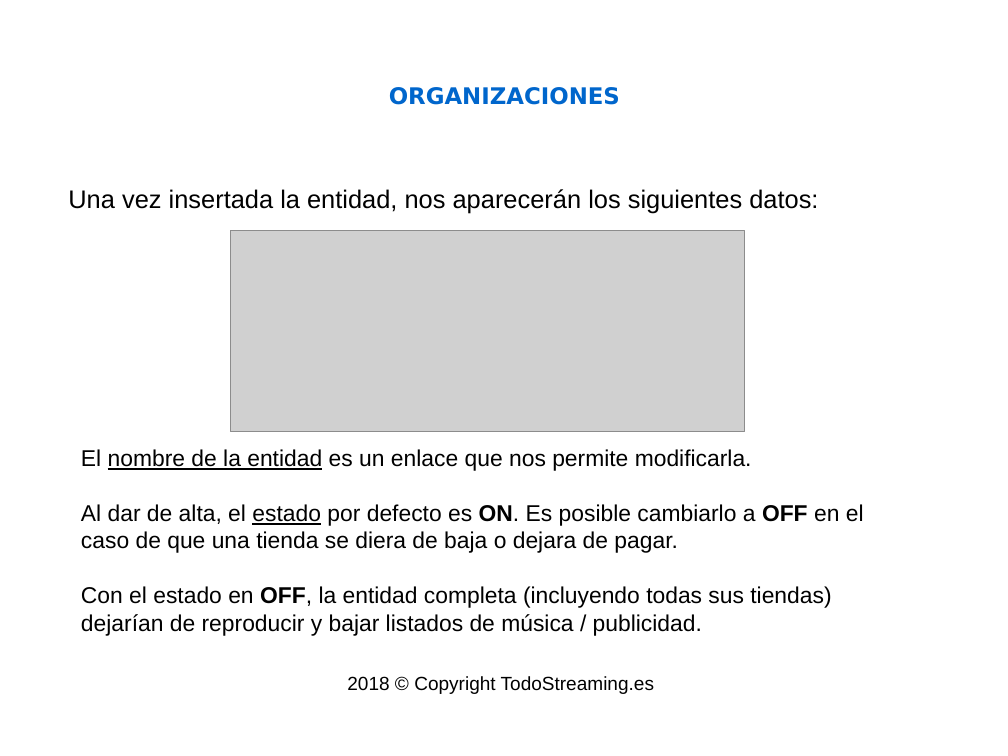
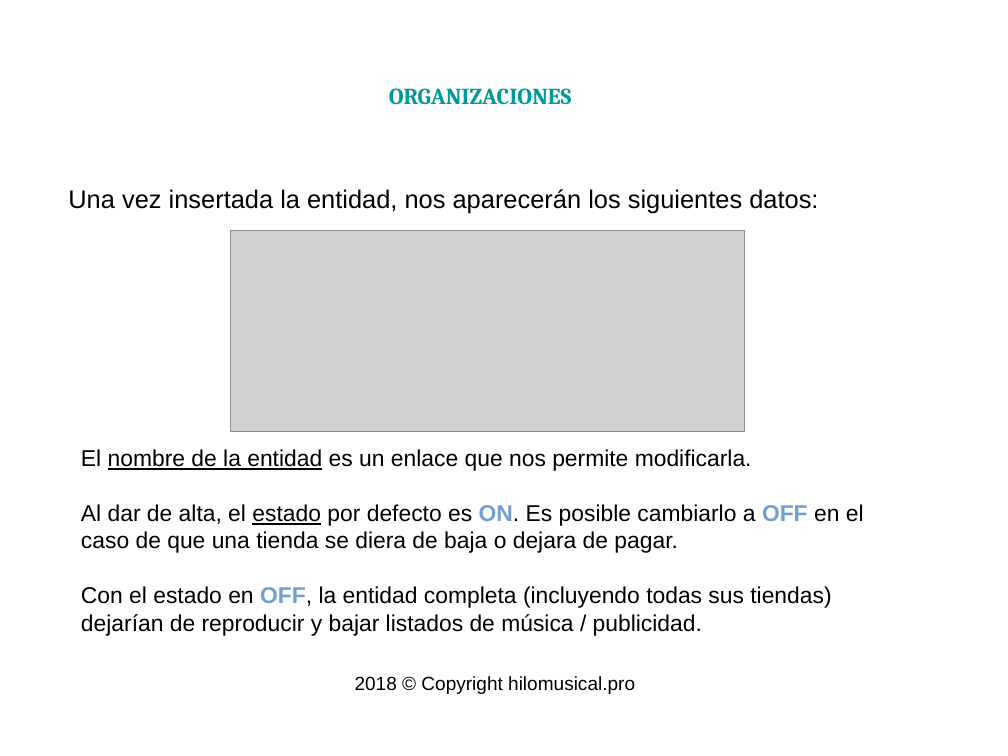
Before and after one commit to isaacml/instore, a slide deck: slide 11 of docs/Manual Administrador.odp. Drawn at 1008x756 pixels with LibreOffice and Linux fonts; fonts in the diff are those of the drawing; grey boxes stand for pictures; background and template pictures are left out. Boxes give left, top, right and bottom in pixels: in the first picture for what was removed or moved away, otherwise in the second. Text is boxed around its words. In the diff, an @@ line names an element or a change of style, - is before the commit and + after.

```diff
--- a/docs/Manual Administrador.odp
+++ b/docs/Manual Administrador.odp
@@ title "ORGANIZACIONES" at (x1=389, y1=88, x2=572, y2=105): font DejaVu Sans to Cambria, text colour #0066CC to #009999 @@
@@ text at (x1=81, y1=504, x2=864, y2=636): text colour #000000 to #729FCF in "ON. OFF", "OFF," @@
@@ text at (x1=355, y1=676, x2=635, y2=694): text changed @@
-2018 © Copyright TodoStreaming.es
+2018 © Copyright hilomusical.pro
```
Also in this commit, not shown: 23 other slides changed, 1 slide removed, 4 other files.
